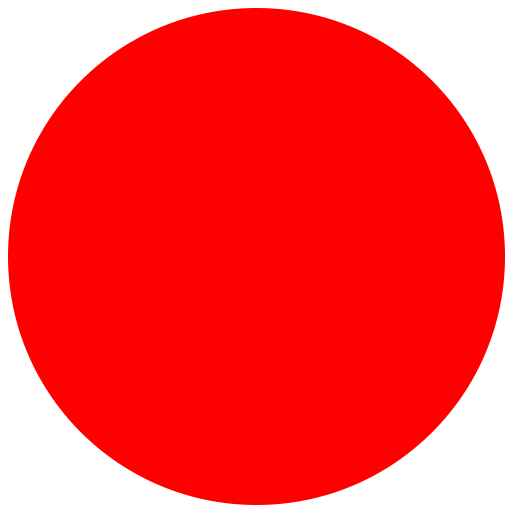
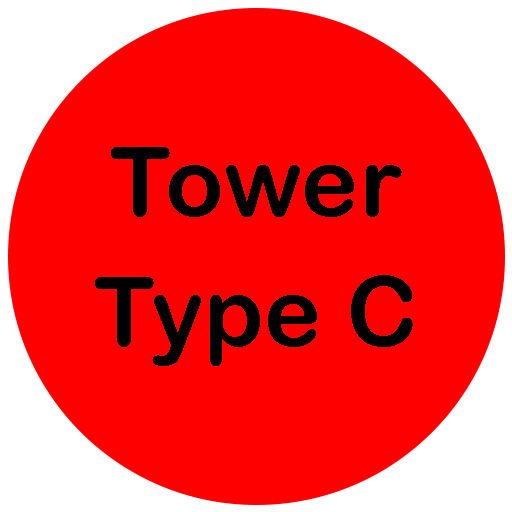
Before/after of a 512px x 512px layered artwork. What changed in the layer stack:
added layer "Tower Type C" above "Ellipse 1" over [95, 147, 413, 366]
